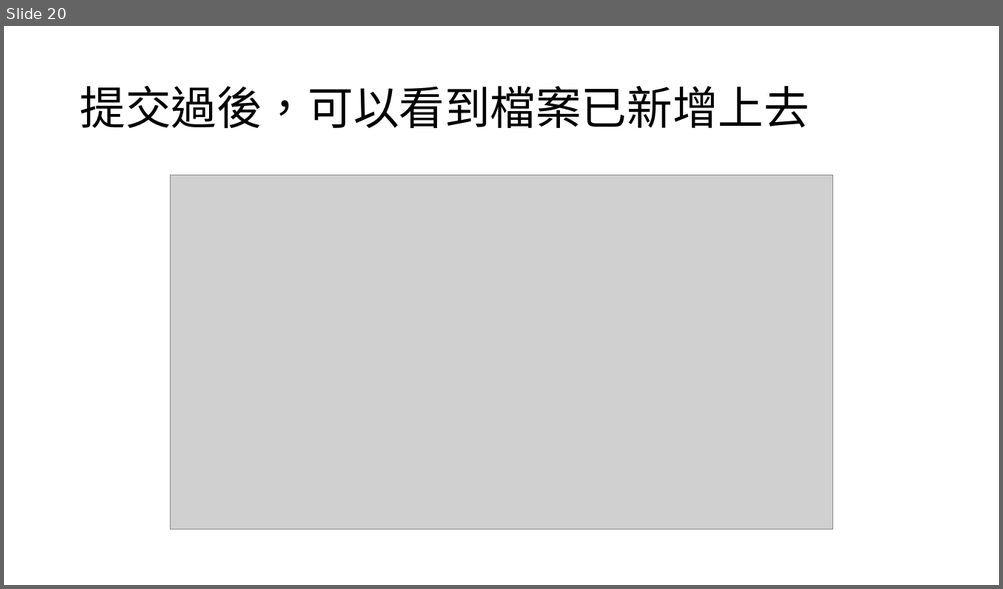
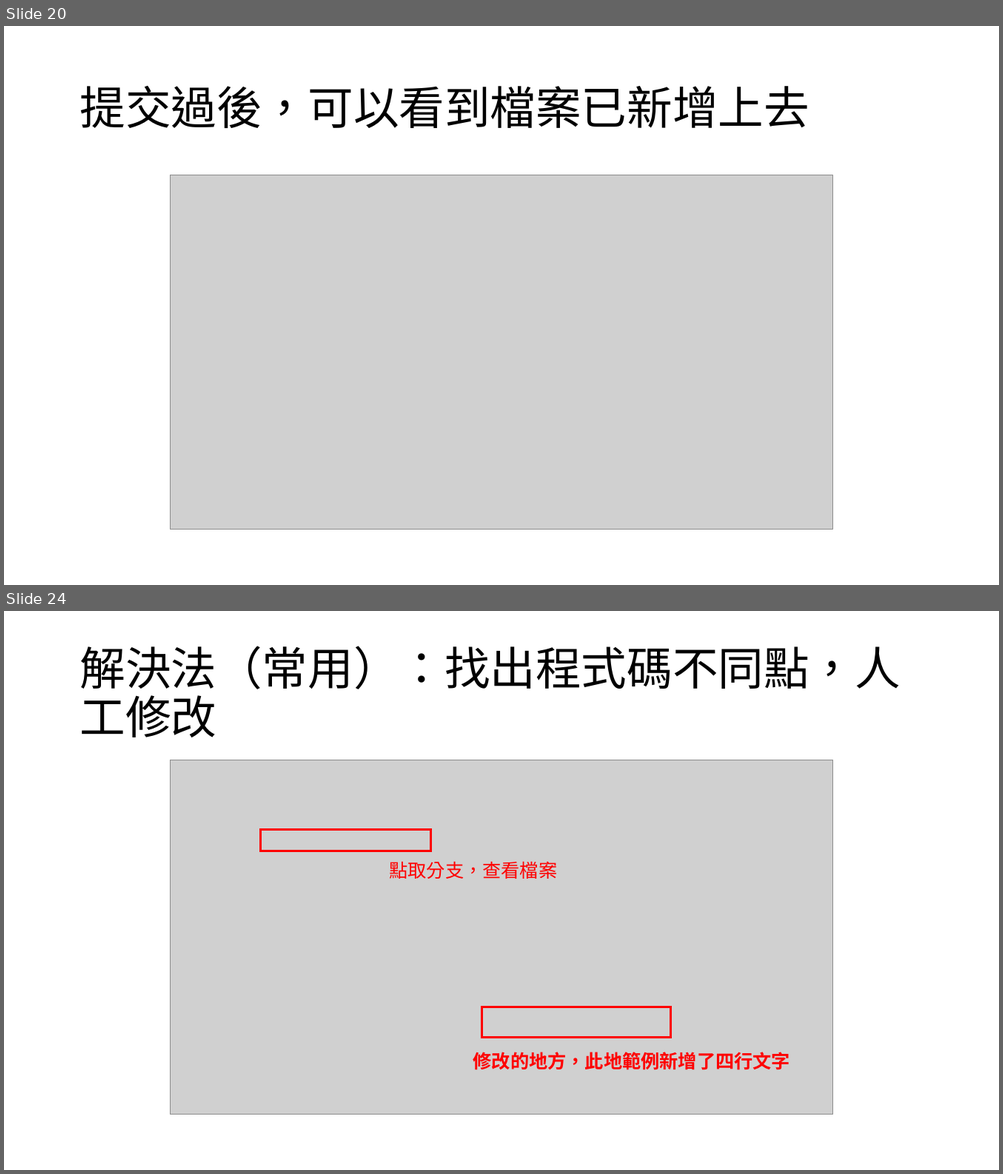
Before and after one commit to ShyDawTon/AIprogram, a slide deck: git使用教學.pptx. Shown one above the other, each under a label of ours: slide 20 before the commit, slides 20 and 24 after it; the slides between them are not shown. The pictures are 1003x589 and 1003x1174 pixels, drawn with LibreOffice and Linux fonts; fonts in the diff are those of the drawing; grey boxes stand for pictures. Boxes give left, top, right and bottom in pixels: in the first picture for what was removed or moved away, otherwise in the second. Text is boxed around its words. In the diff, an @@ line names an element or a change of style, - is before the commit and + after.

Commit message:
git使用教學ppt更新，新增解決衝突部分

```diff
--- a/git使用教學.pptx
+++ b/git使用教學.pptx
@@ slide 24 added at (x1=4, y1=611, x2=999, y2=1170), background #FFFFFF @@
@@ title added at (x1=79, y1=646, x2=900, y2=738), 44 pt, text #000000 @@
+解決法（常用）：找出程式碼不同點，人工修改
@@ picture added at (x1=170, y1=760, x2=833, y2=1116) @@
@@ rectangle added at (x1=261, y1=829, x2=431, y2=851), outline #FF0000 2.25 pt @@
@@ text added at (x1=390, y1=862, x2=558, y2=879), 18 pt, text #FF0000 @@
+點取分支，查看檔案
@@ rectangle added at (x1=481, y1=1008, x2=671, y2=1038), outline #FF0000 2.25 pt @@
@@ text added at (x1=473, y1=1052, x2=790, y2=1071), 18 pt, text #FF0000, bold @@
+修改的地方，此地範例新增了四行文字
```
Also in this commit, not shown: 9 other slides added.
